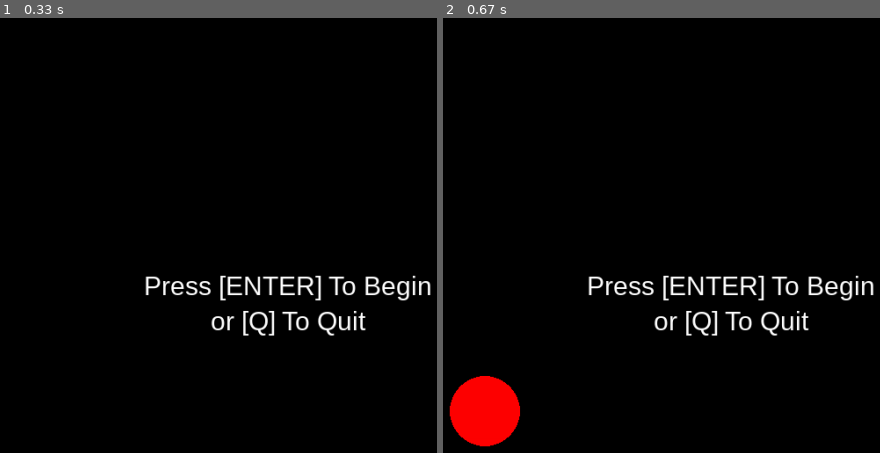
Above: before the commit, frames 1-2 (left to right).
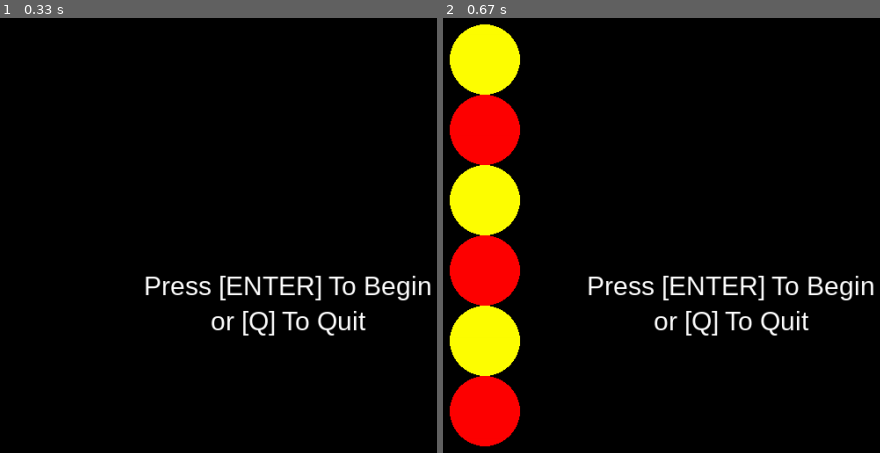
Above: after the commit, the same moments.

Repository: objarni/four-in-a-row-pygame
Game: pygame game, started from src/four_in_a_row.py
Two runs of this game, one before a commit and one after it. Both use one fixed random seed, a clock stepped at 60 frames per second and the inputs below.
Inputs:
- Up to frame 1 (0.33 s): no input
- Up to frame 2 (0.67 s): tap Enter at 0.33 s

Frame 1 is identical in both runs. In frame 2, 10% of the frame differs, in the area x 1-18%, y 1-83%.

Commit message:
refactored tests and code

Diff:
--- a/src/four_in_a_row.py
+++ b/src/four_in_a_row.py
@@ -4,15 +4,11 @@
 DISC_SIZE = 80
 RED, YELLOW, EMPTY = range(3)
 WIDTH, HEIGHT = 1024, 768
+COLUMNS = 7
+ROWS = 6
 
 
 class Color:
-    WIDTH = 480
-    HEIGHT = 600
-    FPS = 60
-    POWERUP_TIME = 5000
-    BAR_LENGTH = 100
-    BAR_HEIGHT = 10
     WHITE = (255, 255, 255)
     BLACK = (0, 0, 0)
     RED = (255, 0, 0)
@@ -60,10 +56,10 @@
 
 
 def place_brick(board, color, column):
-    print(f"Placing brick color {color}")
-    for i in range(6):
-        y = 5 - i
-        print(f"checking {column, y}")
+    log(f"Placing brick color {print_color(color)}")
+    for i in range(ROWS):
+        y = ROWS - i - 1
+        log(f"checking {column, y}")
         if board[(column, y)] == EMPTY:
             board[(column, y)] = color
             break
@@ -74,6 +70,15 @@
     return 'red' if color == RED else 'yellow'
 
 
+def check_winning_state(board, color):
+    for (x, y) in all_positions():
+        for dir in [(0, 1), (1, 0), (1, 1)]:
+            cells = extract(board, (x, y), dir)
+            if all(cell == color for cell in cells):
+                return True
+    return False
+
+
 def extract(board, pos, dir):
     cells = []
     for i in range(4):
@@ -82,28 +87,23 @@
     return cells
 
 
-def check_winning_state(board, color):
-    for y in range(6):
-        for x in range(7):
-            for dir in [(0, 1), (1, 0), (1, 1)]:
-                cells = extract(board, (x, y), dir)
-                if all(cell == color for cell in cells):
-                    return True
-    return False
+def all_positions():
+    for y in range(ROWS):
+        for x in range(COLUMNS):
+            yield (x, y)
 
 
 def view(model, screen):
     if isinstance(model, GameState):
         screen.fill(Color.BLACK)
-        for y in range(6):
-            for x in range(7):
-                value = model.board[(x, y)]
-                if value != EMPTY:
-                    color = Color.RED if value == RED else Color.YELLOW
-                    x0 = int(WIDTH/2 - 7 * DISC_SIZE/2 + x * DISC_SIZE)
-                    y0 = int(HEIGHT/2 - 6 * DISC_SIZE/2 + y * DISC_SIZE)
-                    pos = (x0, y0)
-                    pygame.draw.circle(screen, color, pos, DISC_SIZE//2, DISC_SIZE//2)
+        for (x, y) in all_positions():
+            value = model.board[(x, y)]
+            if value != EMPTY:
+                color = Color.RED if value == RED else Color.YELLOW
+                x0 = int(WIDTH / 2 - COLUMNS * DISC_SIZE / 2 + x * DISC_SIZE)
+                y0 = int(HEIGHT / 2 - ROWS * DISC_SIZE / 2 + y * DISC_SIZE)
+                pos = (x0, y0)
+                pygame.draw.circle(screen, color, pos, DISC_SIZE // 2, DISC_SIZE // 2)
 
     draw_text(screen, "Press [ENTER] To Begin", 30, WIDTH / 2, HEIGHT / 2)
     draw_text(screen, "or [Q] To Quit", 30, WIDTH / 2, (HEIGHT / 2) + 40)
@@ -122,6 +122,10 @@
 import pygame
 
 
+def log(msg):
+    print(msg)
+
+
 def mainloop(screen):
     model = GameState()
     msgs = []
@@ -136,15 +140,19 @@
         elif ev.type == pygame.QUIT:
             break
 
-        # Handle events updating state
-        while len(msgs) > 0:
-            msg = msgs.pop(0)
-            model = update(model, msg)
+        # Handle events to update state
+        model = run_messages(model, msgs)
 
         # Display current model
         view(model, screen)
 
         pygame.display.update()
+
+
+def run_messages(model, msgs):
+    for msg in msgs:
+        model = update(model, msg)
+    return model
 
 
 if __name__ == '__main__':
--- a/tests/test_update.py
+++ b/tests/test_update.py
@@ -1,10 +1,11 @@
 from approvaltests import verify
 
 from src.four_in_a_row import (GameOverState, update, GameState, ColumnWasClicked, print_color,
-                               EMPTY, RED, YELLOW)
+                               EMPTY, RED, YELLOW, run_messages)
+import src.four_in_a_row
 
 
-def print_model(model):
+def print_for_verify(model):
     state_string = model.__class__.__name__ + '\n'
     if isinstance(model, GameOverState):
         state_string += f'{print_color(model.winner).title()} won.\n'
@@ -22,47 +23,45 @@
                 cell = board[pos]
                 state_string += symbols[cell] + ' '
             state_string += '\n'
-    return state_string
+    return f'STATE:\n{state_string}\n\nLOG:\n{log}'
+
+
+log = ''
+
+
+def fake_log(s):
+    global log
+    log += s + '\n'
+
+
+src.four_in_a_row.log = fake_log
+
+
+def setup_test():
+    global log
+    log = ''
 
 
 def test_first_placed_brick_is_red():
     model = GameState()
     model = update(model, ColumnWasClicked(0))
-    state_string = print_model(model)
-    verify(state_string)
+    verify(print_for_verify(model))
 
 
 def test_placing_4_bricks_in_first_column():
     model = GameState()
-    model = update(model, ColumnWasClicked(0))
-    model = update(model, ColumnWasClicked(0))
-    model = update(model, ColumnWasClicked(0))
-    model = update(model, ColumnWasClicked(0))
-    state_string = print_model(model)
-    verify(state_string)
+    model = run_messages(model, [ColumnWasClicked(0)] * 4)
+    verify(print_for_verify(model))
 
 
 def test_letting_red_win():
     model = GameState()
-    model = update(model, ColumnWasClicked(0))  # red
-    model = update(model, ColumnWasClicked(1))  # yellow
-    model = update(model, ColumnWasClicked(0))  # red
-    model = update(model, ColumnWasClicked(1))  # yellow
-    model = update(model, ColumnWasClicked(0))  # red
-    model = update(model, ColumnWasClicked(1))  # yellow
-    model = update(model, ColumnWasClicked(0))  # red
-    state_string = print_model(model)
-    verify(state_string)
+    msgs = [ColumnWasClicked(0), ColumnWasClicked(1)] * 3 + [ColumnWasClicked(0)]
+    model = run_messages(model, msgs)
+    verify(print_for_verify(model))
 
 
 def test_letting_red_win_horisontally():
     model = GameState()
-    model = update(model, ColumnWasClicked(0))  # red
-    model = update(model, ColumnWasClicked(5))  # yellow
-    model = update(model, ColumnWasClicked(1))  # red
-    model = update(model, ColumnWasClicked(5))  # yellow
-    model = update(model, ColumnWasClicked(2))  # red
-    model = update(model, ColumnWasClicked(5))  # yellow
-    model = update(model, ColumnWasClicked(3))  # red
-    state_string = print_model(model)
-    verify(state_string)
+    model = run_messages(model, [ColumnWasClicked(c) for c in [0, 5, 1, 5, 2, 5, 3]])
+    verify(print_for_verify(model))
--- a/tests/test_update.test_first_placed_brick_is_red.approved.txt
+++ b/tests/test_update.test_first_placed_brick_is_red.approved.txt
@@ -1,3 +1,4 @@
+STATE:
 GameState
 It is yellows turn.
 O O O O O O O
@@ -6,3 +7,8 @@
 O O O O O O O
 O O O O O O O
 R O O O O O O
+
+
+LOG:
+Placing brick color red
+checking (0, 5)
--- a/tests/test_update.test_letting_red_win.approved.txt
+++ b/tests/test_update.test_letting_red_win.approved.txt
@@ -1,2 +1,45 @@
+STATE:
 GameOverState
 Red won.
+
+
+LOG:
+Placing brick color red
+checking (0, 5)
+Placing brick color red
+checking (0, 5)
+Placing brick color yellow
+checking (0, 5)
+checking (0, 4)
+Placing brick color red
+checking (0, 5)
+checking (0, 4)
+checking (0, 3)
+Placing brick color yellow
+checking (0, 5)
+checking (0, 4)
+checking (0, 3)
+checking (0, 2)
+Placing brick color red
+checking (0, 5)
+Placing brick color yellow
+checking (1, 5)
+Placing brick color red
+checking (0, 5)
+checking (0, 4)
+Placing brick color yellow
+checking (1, 5)
+checking (1, 4)
+Placing brick color red
+checking (0, 5)
+checking (0, 4)
+checking (0, 3)
+Placing brick color yellow
+checking (1, 5)
+checking (1, 4)
+checking (1, 3)
+Placing brick color red
+checking (0, 5)
+checking (0, 4)
+checking (0, 3)
+checking (0, 2)
--- a/tests/test_update.test_letting_red_win_horisontally.approved.txt
+++ b/tests/test_update.test_letting_red_win_horisontally.approved.txt
@@ -1,2 +1,62 @@
+STATE:
 GameOverState
 Red won.
+
+
+LOG:
+Placing brick color red
+checking (0, 5)
+Placing brick color red
+checking (0, 5)
+Placing brick color yellow
+checking (0, 5)
+checking (0, 4)
+Placing brick color red
+checking (0, 5)
+checking (0, 4)
+checking (0, 3)
+Placing brick color yellow
+checking (0, 5)
+checking (0, 4)
+checking (0, 3)
+checking (0, 2)
+Placing brick color red
+checking (0, 5)
+Placing brick color yellow
+checking (1, 5)
+Placing brick color red
+checking (0, 5)
+checking (0, 4)
+Placing brick color yellow
+checking (1, 5)
+checking (1, 4)
+Placing brick color red
+checking (0, 5)
+checking (0, 4)
+checking (0, 3)
+Placing brick color yellow
+checking (1, 5)
+checking (1, 4)
+checking (1, 3)
+Placing brick color red
+checking (0, 5)
+checking (0, 4)
+checking (0, 3)
+checking (0, 2)
+Placing brick color red
+checking (0, 5)
+Placing brick color yellow
+checking (5, 5)
+Placing brick color red
+checking (1, 5)
+Placing brick color yellow
+checking (5, 5)
+checking (5, 4)
+Placing brick color red
+checking (2, 5)
+Placing brick color yellow
+checking (5, 5)
+checking (5, 4)
+checking (5, 3)
+Placing brick color red
+checking (3, 5)
--- a/tests/test_update.test_placing_4_bricks_in_first_column.approved.txt
+++ b/tests/test_update.test_placing_4_bricks_in_first_column.approved.txt
@@ -1,3 +1,4 @@
+STATE:
 GameState
 It is reds turn.
 O O O O O O O
@@ -6,3 +7,22 @@
 R O O O O O O
 Y O O O O O O
 R O O O O O O
+
+
+LOG:
+Placing brick color red
+checking (0, 5)
+Placing brick color red
+checking (0, 5)
+Placing brick color yellow
+checking (0, 5)
+checking (0, 4)
+Placing brick color red
+checking (0, 5)
+checking (0, 4)
+checking (0, 3)
+Placing brick color yellow
+checking (0, 5)
+checking (0, 4)
+checking (0, 3)
+checking (0, 2)
